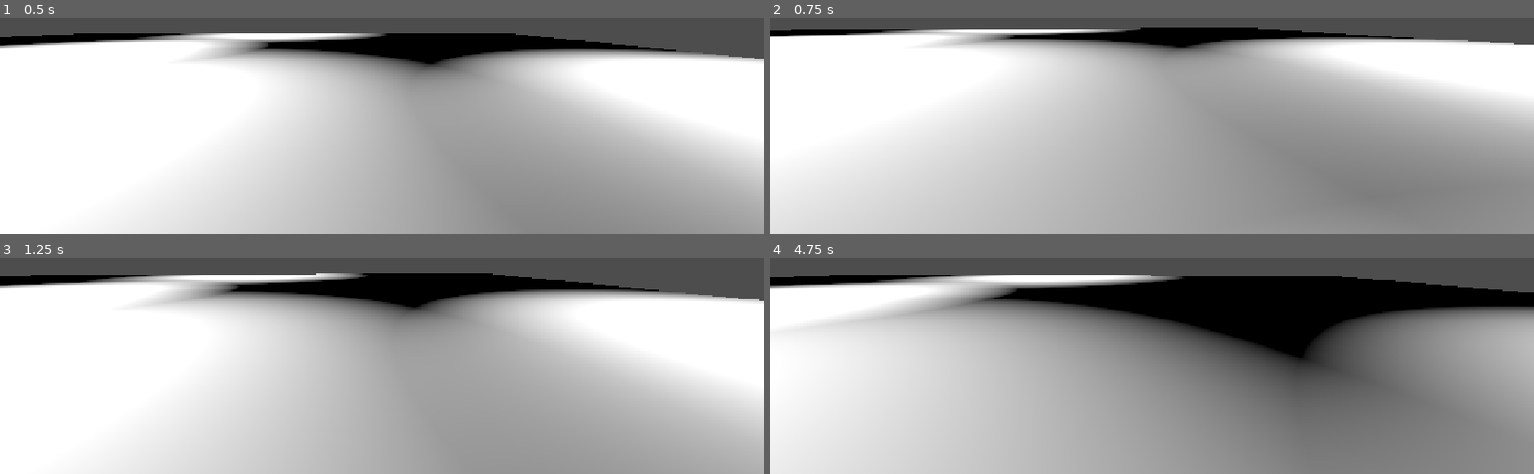
Above: before the commit, frames 1-4 (two rows, left to right).
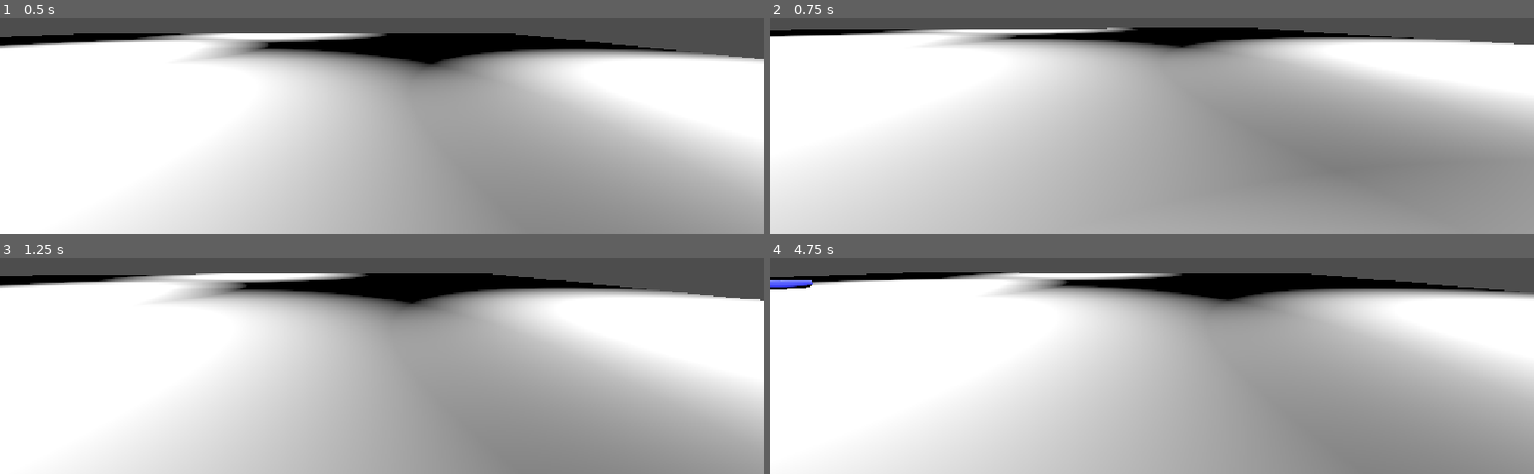
Above: after the commit, the same moments.

Repository: vrcdrafter/Snake-Run-2-
Game: Godot game, scene res://Scenes/experimetal_snake_ground_4V0.tscn
Two runs of this game, one before a commit and one after it. Both use one fixed random seed, a clock stepped at 60 frames per second and the inputs below. This scene is started directly instead of the project's main scene.
Inputs (mouse positions are in pixels of both pictures, inside the frame that each line leads up to):
- Up to frame 1 (0.5 s): no input
- Up to frame 2 (0.75 s): tap Enter (ui_accept) at 0.5 s; move the mouse to (1190, 18) at 0.52 s; hold Up (ui_up) from 0.53 s (still down); tap Y (add_snake) at 0.6 s
- Up to frame 3 (1.25 s): keep holding Up (ui_up); tap Enter (ui_accept) at 0.77 s
- Up to frame 4 (4.75 s): keep holding Up (ui_up); move the mouse to (1113, 262) at 1.27 s; tap E at 1.35 s; tap Enter (ui_accept) at 1.52, 3.02, 3.77, 4.52 s; move the mouse to (outside the picture) at 2.02 s; hold Q 2.03-2.78 s; move the mouse to (1144, 266) at 2.77 s; tap Shift at 2.85 s; move the mouse to (1205, 264) at 3.52 s; tap Alt at 3.6 s; move the mouse to (outside the picture) at 4.27 s; tap Y (add_snake) at 4.35 s

Frame 1 is identical in both runs. In frame 2, 0.2% of the frame differs, in the area x 1-95%, y 4-14%; in frame 3, 4.9%; in frame 4, 61%, in the area x 0-100%, y 6-87%.

Commit message:
added some better controller logic so that the Keyboard and Controller are seperate , also worked on the frame freeze so that it doesnt freeze the display on P1 , still buggy, to do list : fix ensnare signals so its only one player

Diff:
--- a/snake_run_2/Scenes/snake_controller_4v1.gd
+++ b/snake_run_2/Scenes/snake_controller_4v1.gd
@@ -234,8 +234,10 @@
 
 						# you need to skip some of these frames too .
 
-
-						transform_onestart = true # reset this so it can grab the next transform when the time comes .
+						if found_player:
+							pass
+						else:
+							transform_onestart = true # reset this so it can grab the next transform when the time comes .
 						snake_state = "patrol"
 						# reset the ensnare state too
 						ensnare_state = "path"
--- a/snake_run_2/Scripts/Player.gd
+++ b/snake_run_2/Scripts/Player.gd
@@ -34,7 +34,7 @@
 @onready var top_container_handle :SubViewportContainer = get_node("../..")
 var event : Vector2
 var previous_event :Vector2 = Vector2(0,0)
-var player_id
+@export var player_id = null
 
 # controller stuff
 var Joy_sensativity :float = 0.004
@@ -120,8 +120,11 @@
 	# Get the input direction and handle the movement/deceleration.
 	# As good practice, you should replace UI actions with a custom keymap depending on your control scheme. These strings default to the arrow keys layout.
 	if player_id == "0":
-		var input_dir = Input.get_vector("ui_left", "ui_right", "ui_up", "ui_down")
+
+		var input_dir :Vector2 = Input.get_vector("player_initial_left", "player_initial_right", "player_initial_forward", "player_initial_backwards")
 		direction = (transform.basis * Vector3(input_dir.x, 0, input_dir.y)).normalized() * accel * delta
+		if input_dir.length() > 0 :
+			print("taking some input", input_dir)
 		if Input.is_key_pressed(KEY_SHIFT):
 			direction = direction * SPRINT_MULT
 			$AudioStreamPlayer3D.pitch_scale = 1.2
@@ -198,8 +201,9 @@
 
 func _on_game_over_timer_timeout():
 	print("ten seconds up ")
-	Game_over.visible = true
-	Input.set_mouse_mode(Input.MOUSE_MODE_VISIBLE)
+	# were not doing this anymore
+	#Game_over.visible = true
+	#Input.set_mouse_mode(Input.MOUSE_MODE_VISIBLE) # were
 
 
 func _on_button_pressed():
--- a/snake_run_2/Scripts/detect_controller_script.gd
+++ b/snake_run_2/Scripts/detect_controller_script.gd
@@ -34,9 +34,9 @@
 func act_on_connection(_device, _connected):
 	print("hey you connected something, it was ",_device, " its plugged in ",_connected)
 	# if more controllerd added after scene started shift number +1
-	if _device == 1:
+	if _device == 0:
 		print("you have one controller")
-
+		print("This is the joy name ", Input.get_joy_info(0))
 		spawn_player($spawn_point_1.global_position,1)
 
 
--- a/snake_run_2/project.godot
+++ b/snake_run_2/project.godot
@@ -86,52 +86,72 @@
 }
 look_left_p1={
 "deadzone": 0.2,
-"events": [Object(InputEventJoypadMotion,"resource_local_to_scene":false,"resource_name":"","device":1,"axis":2,"axis_value":-1.0,"script":null)
+"events": [Object(InputEventJoypadMotion,"resource_local_to_scene":false,"resource_name":"","device":0,"axis":2,"axis_value":-1.0,"script":null)
 ]
 }
 look_right_p1={
 "deadzone": 0.2,
-"events": [Object(InputEventJoypadMotion,"resource_local_to_scene":false,"resource_name":"","device":1,"axis":2,"axis_value":1.0,"script":null)
+"events": [Object(InputEventJoypadMotion,"resource_local_to_scene":false,"resource_name":"","device":0,"axis":2,"axis_value":1.0,"script":null)
 ]
 }
 look_down_p1={
 "deadzone": 0.2,
-"events": [Object(InputEventJoypadMotion,"resource_local_to_scene":false,"resource_name":"","device":1,"axis":3,"axis_value":1.0,"script":null)
+"events": [Object(InputEventJoypadMotion,"resource_local_to_scene":false,"resource_name":"","device":0,"axis":3,"axis_value":1.0,"script":null)
 ]
 }
 look_up_p1={
 "deadzone": 0.2,
-"events": [Object(InputEventJoypadMotion,"resource_local_to_scene":false,"resource_name":"","device":1,"axis":3,"axis_value":-1.0,"script":null)
+"events": [Object(InputEventJoypadMotion,"resource_local_to_scene":false,"resource_name":"","device":0,"axis":3,"axis_value":-1.0,"script":null)
 ]
 }
 pan_left_p1={
 "deadzone": 0.2,
-"events": [Object(InputEventJoypadMotion,"resource_local_to_scene":false,"resource_name":"","device":1,"axis":0,"axis_value":-1.0,"script":null)
+"events": [Object(InputEventJoypadMotion,"resource_local_to_scene":false,"resource_name":"","device":0,"axis":0,"axis_value":-1.0,"script":null)
 ]
 }
 pan_right_p1={
 "deadzone": 0.2,
-"events": [Object(InputEventJoypadMotion,"resource_local_to_scene":false,"resource_name":"","device":1,"axis":0,"axis_value":1.0,"script":null)
+"events": [Object(InputEventJoypadMotion,"resource_local_to_scene":false,"resource_name":"","device":0,"axis":0,"axis_value":1.0,"script":null)
 ]
 }
 move_forward_p1={
 "deadzone": 0.2,
-"events": [Object(InputEventJoypadMotion,"resource_local_to_scene":false,"resource_name":"","device":1,"axis":1,"axis_value":-1.0,"script":null)
+"events": [Object(InputEventJoypadMotion,"resource_local_to_scene":false,"resource_name":"","device":0,"axis":1,"axis_value":-1.0,"script":null)
 ]
 }
 move_backward_p1={
 "deadzone": 0.2,
-"events": [null, Object(InputEventJoypadMotion,"resource_local_to_scene":false,"resource_name":"","device":1,"axis":1,"axis_value":1.0,"script":null)
+"events": [null, Object(InputEventJoypadMotion,"resource_local_to_scene":false,"resource_name":"","device":0,"axis":1,"axis_value":1.0,"script":null)
 ]
 }
 sprint_p1={
 "deadzone": 0.2,
-"events": [Object(InputEventJoypadButton,"resource_local_to_scene":false,"resource_name":"","device":-1,"button_index":9,"pressure":0.0,"pressed":true,"script":null)
+"events": [Object(InputEventJoypadButton,"resource_local_to_scene":false,"resource_name":"","device":0,"button_index":9,"pressure":0.0,"pressed":true,"script":null)
 ]
 }
 jump_p1={
 "deadzone": 0.2,
-"events": [Object(InputEventJoypadButton,"resource_local_to_scene":false,"resource_name":"","device":-1,"button_index":0,"pressure":0.0,"pressed":true,"script":null)
+"events": [Object(InputEventJoypadButton,"resource_local_to_scene":false,"resource_name":"","device":0,"button_index":0,"pressure":0.0,"pressed":true,"script":null)
+]
+}
+player_initial_left={
+"deadzone": 0.2,
+"events": [Object(InputEventKey,"resource_local_to_scene":false,"resource_name":"","device":-1,"window_id":0,"alt_pressed":false,"shift_pressed":false,"ctrl_pressed":false,"meta_pressed":false,"pressed":false,"keycode":0,"physical_keycode":65,"key_label":0,"unicode":97,"location":0,"echo":false,"script":null)
+]
+}
+player_initial_right={
+"deadzone": 0.2,
+"events": [Object(InputEventKey,"resource_local_to_scene":false,"resource_name":"","device":-1,"window_id":0,"alt_pressed":false,"shift_pressed":false,"ctrl_pressed":false,"meta_pressed":false,"pressed":false,"keycode":0,"physical_keycode":68,"key_label":0,"unicode":100,"location":0,"echo":false,"script":null)
+]
+}
+player_initial_forward={
+"deadzone": 0.2,
+"events": [Object(InputEventKey,"resource_local_to_scene":false,"resource_name":"","device":-1,"window_id":0,"alt_pressed":false,"shift_pressed":false,"ctrl_pressed":false,"meta_pressed":false,"pressed":false,"keycode":0,"physical_keycode":87,"key_label":0,"unicode":119,"location":0,"echo":false,"script":null)
+]
+}
+player_initial_backwards={
+"deadzone": 0.2,
+"events": [Object(InputEventKey,"resource_local_to_scene":false,"resource_name":"","device":-1,"window_id":0,"alt_pressed":false,"shift_pressed":false,"ctrl_pressed":false,"meta_pressed":false,"pressed":false,"keycode":0,"physical_keycode":83,"key_label":0,"unicode":115,"location":0,"echo":false,"script":null)
 ]
 }
 
